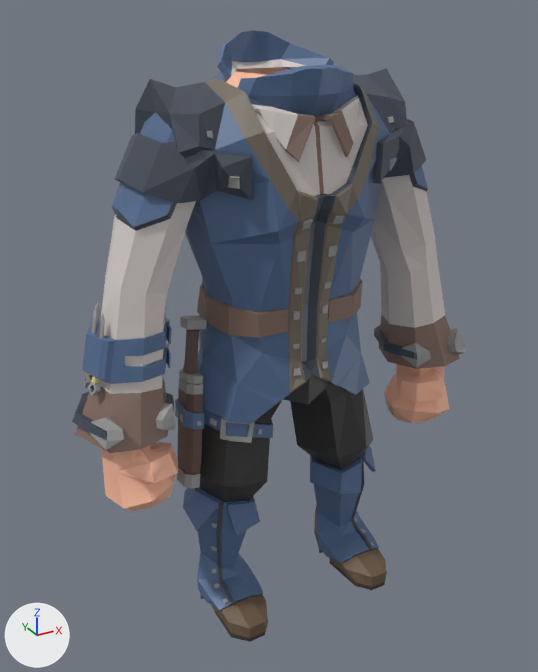
Before and after pictures for a commit that changed the COLLADA model Models/Blend/Boots/LegendaryNobleRogueBoots.dae.
Both versions are drawn from a 50 mm camera at (-4.32, -7.49, 7.48) aimed at (-0.14, 0.11, 3.67). The lights are fixed; the arrows at lower left show +X, +Y and +Z.

Objects in the first picture: 'Boots', 'Chest', 'Pants'.
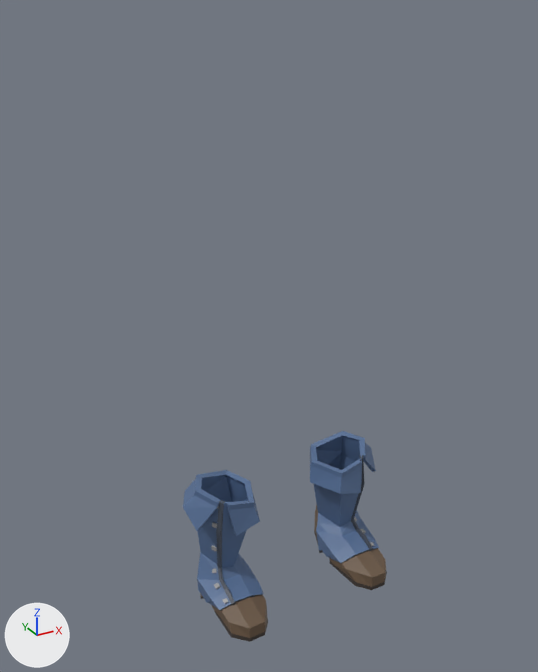
Boxes [x1, y1, x2, y2] around the edits, measured in the pictures (538 x 672 px):
'Chest', deleted
    before: [72, 30, 466, 511]
'Pants', deleted
    before: [175, 315, 373, 502]

Diff of the bpy script that builds the scene:
```diff
--- a/Models/Blend/Boots/LegendaryNobleRogueBoots.dae.py
+++ b/Models/Blend/Boots/LegendaryNobleRogueBoots.dae.py
@@ ob_chest @@
-ob_chest = bpy.data.objects.new('Chest', me_untitled_003)
-ob_chest.location = (0.0, 0.0, 0.0)
@@ ob_pants @@
-ob_pants = bpy.data.objects.new('Pants', me_untitled_009)
-ob_pants.location = (0.0, 0.0, 0.0)
```
